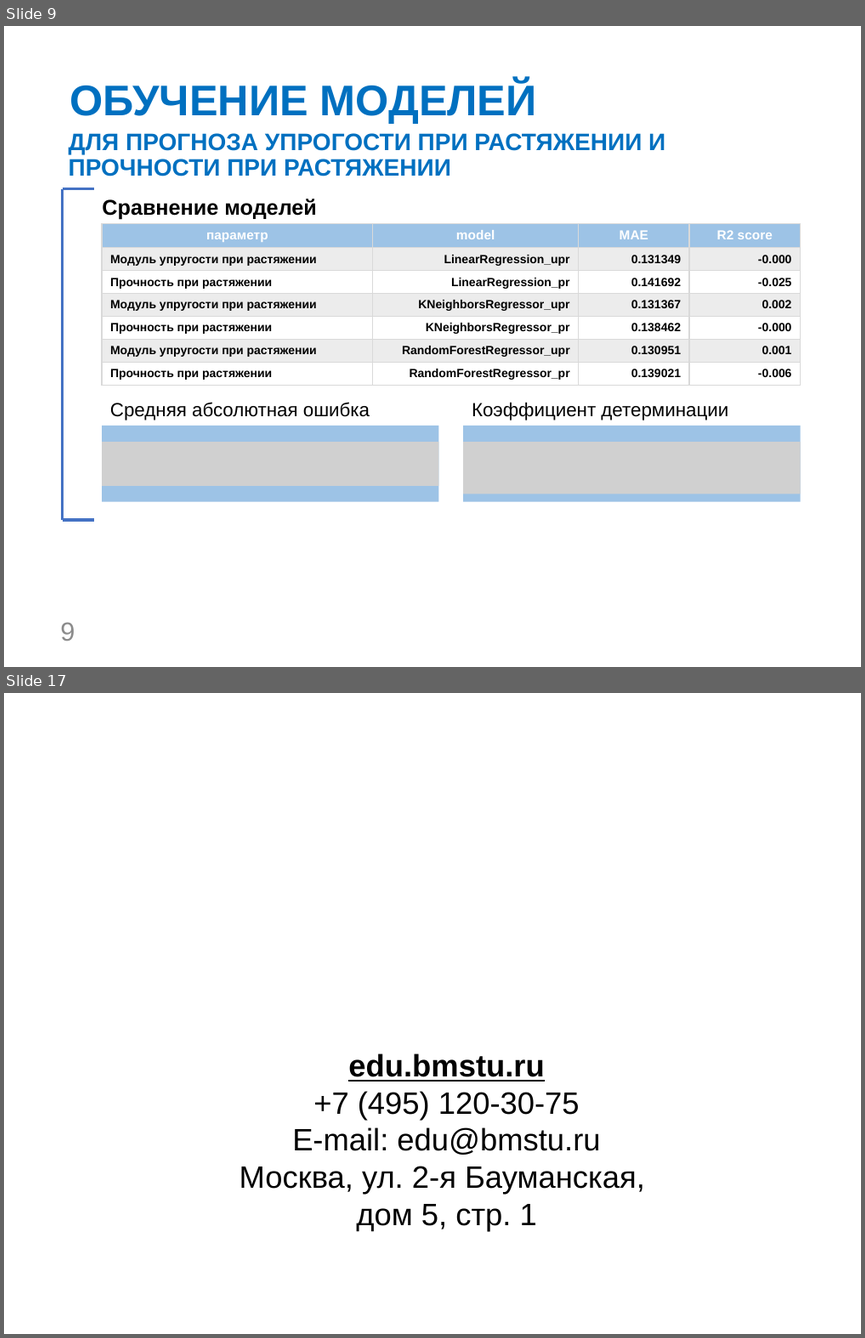
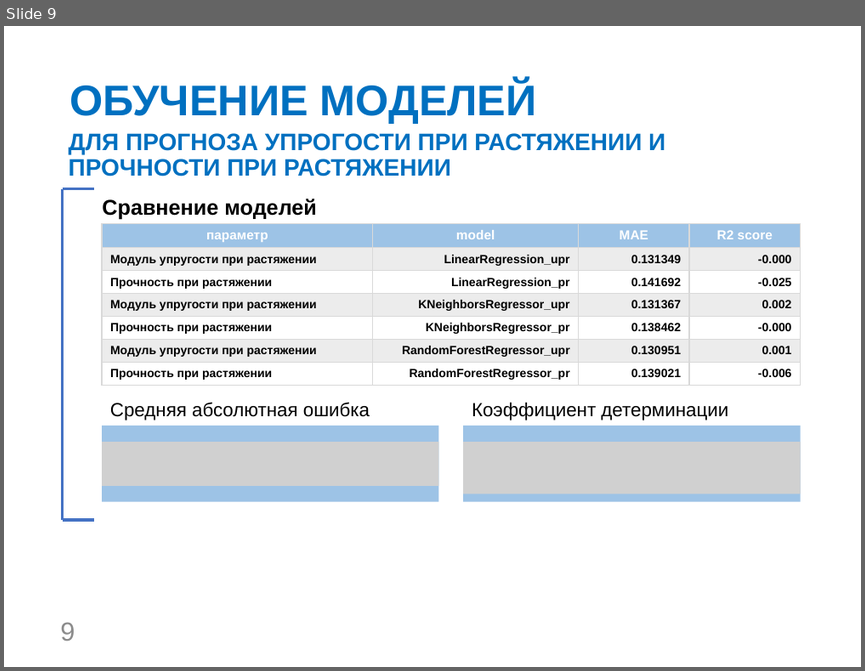
Before and after one commit to KhEvgeniy/VKR, a slide deck: VKR_Kholmanskiy_EI.pptx. Shown one above the other, each under a label of ours: slides 9 and 17 before the commit, slide 9 after it; the slides between them are not shown. The pictures are 865x1338 and 865x671 pixels, drawn with LibreOffice and Linux fonts; fonts in the diff are those of the drawing; grey boxes stand for pictures; background and template pictures are left out. Boxes give left, top, right and bottom in pixels: in the first picture for what was removed or moved away, otherwise in the second. Text is boxed around its words. In the diff, an @@ line names an element or a change of style, - is before the commit and + after.

```diff
--- a/VKR_Kholmanskiy_EI.pptx
+++ b/VKR_Kholmanskiy_EI.pptx
@@ slide 17 removed at [4,693,861,1334], background picture (left out) @@
@@ text removed at [239,1053,645,1231] @@
-edu.bmstu.ru
-+7 (495) 120-30-75
-E-mail: edu@bmstu.ru
-Москва, ул. 2-я Бауманская,
-дом 5, стр. 1
```
Also in this commit, not shown: 3 slides added, 7 other slides removed.
